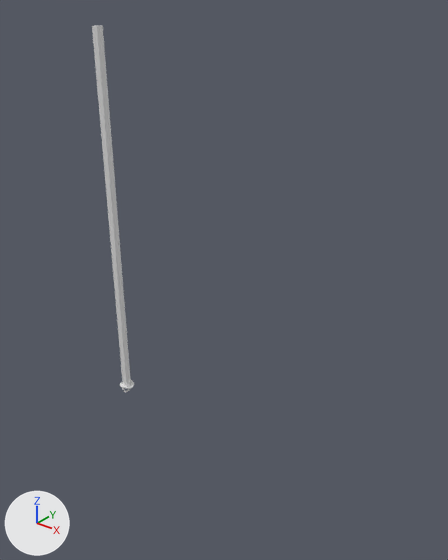
Renders of the FBX model Modeling/Entities/PlayerSkinModels/propsAll.fbx from each side of a commit.
Both versions are drawn from a 50 mm lens placed at (23.1, -19.8, 21.2), pointed at (7.0, 0.3, 8.8). Lighting does not change. The marker at lower left points along +X, +Y and +Z. The picture after the commit comes second. Where no turn or scale is listed for an object, it has been applied to the vertices.

Objects in the first picture: 'Bandolier', 'Tophat'.
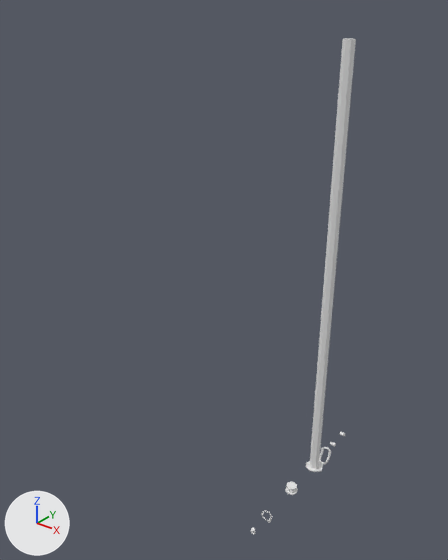
Changed parts and their boxes [x1, y1, x2, y2] in the pictures (448 x 560 px):
```json
{"object": "Tophat", "change": "moved", "before": [92, 25, 134, 389], "after": [306, 38, 356, 472]}
{"object": "LeprechaunHat", "change": "moved", "after": [285, 482, 298, 495], "on screen": "not visible before"}
{"object": "Bandolier", "change": "moved", "before": [123, 381, 132, 393], "after": [319, 447, 331, 464]}
```

Edits to the scene script, one JSON object a line:
```json
{"op": "set", "path": "ob_leprechaunhat.location", "old": "(0.0, 0.0, 0.0)", "new": "(12.0, -1.0, 0.0)"}
{"op": "set", "path": "ob_tophat.location", "old": "(0.0, 0.0, 0.0)", "new": "(12.0, 1.0, 0.0)"}
{"op": "set", "path": "ob_bandolier.location", "old": "(0.0, 0.0, 0.0)", "new": "(12.0, 2.0, 0.0)"}
```
